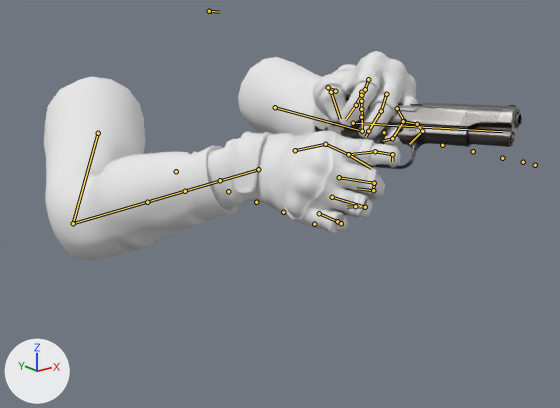
What one commit did to the Blender file Animación/FPS/Brazos - First Person Shooter/Brazos_0.blend.
Rendered twice from a camera (50 mm lens) standing at (-6.51, -9.79, 8.01) and looking at (-0.57, -2.37, 5.04). Every picture has the same lights, and +X, +Y and +Z are marked at lower left. Both versions are drawn at frame 44 of the action 'origen'; the numbers are the values there. The bones that bend it are drawn over the model as lines.

Objects in the first picture: 'Brazos', 'Cañon', 'Pistola'.
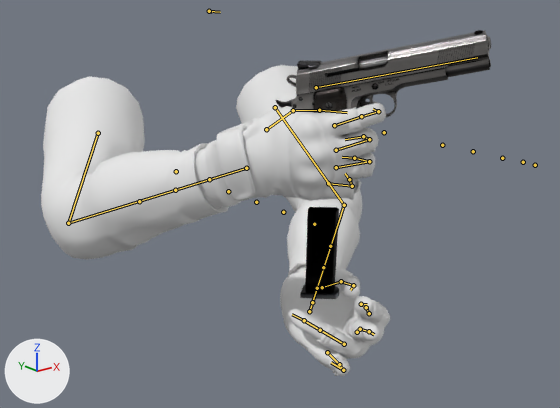
Where the change shows, as pixel boxes (x1, y1, x2, y2) in the pictures (560 x 408 px):
'Brazos', posed (7% narrower, 49% taller)
    before: (44, 51, 418, 260)
    after: (41, 65, 390, 376)
'Cañon', posed (11% wider, 24% taller)
    before: (345, 94, 521, 147)
    after: (296, 30, 491, 96)
'Pistola', posed
    before: (315, 105, 522, 216)
    after: (276, 36, 491, 136)
'Cargador', posed (not visible before)
    after: (300, 207, 339, 299)
bone 'l_middle_mid', root to tip
    before: (381, 111) to (368, 131)
    after: (360, 329) to (369, 331)
bone 'l_middle_tip', root to tip
    before: (368, 131) to (366, 136)
    after: (369, 331) to (374, 334)
bone 'l_ring_low', root to tip
    before: (397, 108) to (404, 121)
    after: (344, 344) to (320, 330)
bone 'l_ring_mid', root to tip
    before: (404, 121) to (392, 138)
    after: (320, 330) to (304, 320)
bone 'l_ring_tip', root to tip
    before: (392, 138) to (382, 141)
    after: (304, 320) to (292, 314)
bone 'l_index_low', root to tip
    before: (368, 79) to (365, 89)
    after: (369, 313) to (366, 307)
bone 'l_index_mid', root to tip
    before: (365, 89) to (356, 105)
    after: (366, 307) to (361, 304)
bone 'l_index_tip', root to tip
    before: (356, 105) to (345, 119)
    after: (361, 304) to (367, 304)
bone 'l_thumb_tip', root to tip
    before: (331, 92) to (340, 119)
    after: (353, 285) to (350, 290)

Patch to the scene script:
```diff
--- a/Animación/FPS/Brazos - First Person Shooter/Brazos_0.blend.py
+++ b/Animación/FPS/Brazos - First Person Shooter/Brazos_0.blend.py
@@ bone_r_ik @@
 bone_r_ik = bpy.data.objects['Esquleto'].pose.bones['r_IK']
-bone_r_ik.location = (-1.18, -3.34, -0.17)
-bone_r_ik.rotation_quaternion = (0.968, -0.08, -0.212, 0.072)  # degrees (-12, -24, 11)
+bone_r_ik.location = (-1.34, -3.27, 0.4)
+bone_r_ik.rotation_quaternion = (0.953, -0.264, 0.132, 0.069)  # degrees (-30, 17, 4)
@@ bone_l_ik @@
 bone_l_ik = bpy.data.objects['Esquleto'].pose.bones['l_IK']
-bone_l_ik.location = (-3.55, -3.15, 7.57)
-bone_l_ik.rotation_quaternion = (0.902, 0.13, 0.356, 0.181)  # degrees (27, 37, 32)
+bone_l_ik.location = (6.19, -4.83, 8.69)
+bone_l_ik.rotation_quaternion = (0.954, 0.0, -0.386, 0.0)  # degrees (0, -44, 0)
@@ bone_l_middle_mid @@
 bone_l_middle_mid = bpy.data.objects['Esquleto'].pose.bones['l_middle_mid']  # child of 'l_middle_low'
-bone_l_middle_mid.rotation_quaternion = (0.852, 0.516, 0.0, 0.0)  # degrees (62, 0, 0)
+bone_l_middle_mid.rotation_quaternion = (0.971, -0.204, 0.0, 0.0)  # degrees (-24, 0, 0)
@@ bone_l_middle_tip @@
 bone_l_middle_tip = bpy.data.objects['Esquleto'].pose.bones['l_middle_tip']  # child of 'l_middle_mid'
-bone_l_middle_tip.rotation_quaternion = (0.823, 0.508, -0.095, -0.23)  # degrees (62, 4, -29)
+bone_l_middle_tip.rotation_quaternion = (0.985, 0.083, -0.004, -0.038)  # degrees (10, 0, -4)
@@ bone_l_ring_low @@
 bone_l_ring_low = bpy.data.objects['Esquleto'].pose.bones['l_ring_low']  # child of 'l_wrist'
-bone_l_ring_low.rotation_quaternion = (0.974, 0.223, 0.0, 0.0)  # degrees (26, 0, 0)
+bone_l_ring_low.rotation_quaternion = (0.546, 0.832, 0.0, 0.0)  # degrees (113, 0, 0)
@@ bone_l_ring_mid @@
 bone_l_ring_mid = bpy.data.objects['Esquleto'].pose.bones['l_ring_mid']  # child of 'l_ring_low'
-bone_l_ring_mid.rotation_quaternion = (0.829, 0.542, 0.0, 0.0)  # degrees (66, 0, 0)
+bone_l_ring_mid.rotation_quaternion = (0.986, 0.14, 0.0, 0.0)  # degrees (16, 0, 0)
@@ bone_l_ring_tip @@
 bone_l_ring_tip = bpy.data.objects['Esquleto'].pose.bones['l_ring_tip']  # child of 'l_ring_mid'
-bone_l_ring_tip.rotation_quaternion = (0.79, 0.615, 0.0, 0.0)  # degrees (76, 0, 0)
+bone_l_ring_tip.rotation_quaternion = (0.953, 0.302, 0.0, 0.0)  # degrees (35, 0, 0)
@@ bone_l_index_low @@
 bone_l_index_low = bpy.data.objects['Esquleto'].pose.bones['l_index_low']  # child of 'l_wrist'
-bone_l_index_low.rotation_quaternion = (0.957, 0.289, 0.0, 0.0)  # degrees (34, 0, 0)
+bone_l_index_low.rotation_quaternion = (0.867, 0.498, 0.0, 0.0)  # degrees (60, 0, 0)
@@ bone_l_index_mid @@
 bone_l_index_mid = bpy.data.objects['Esquleto'].pose.bones['l_index_mid']  # child of 'l_index_low'
-bone_l_index_mid.rotation_quaternion = (0.822, 0.563, 0.0, 0.0)  # degrees (69, 0, 0)
+bone_l_index_mid.rotation_quaternion = (0.996, 0.068, 0.0, 0.0)  # degrees (8, 0, 0)
@@ bone_l_index_tip @@
 bone_l_index_tip = bpy.data.objects['Esquleto'].pose.bones['l_index_tip']  # child of 'l_index_mid'
-bone_l_index_tip.rotation_quaternion = (0.972, 0.234, 0.0, 0.0)  # degrees (27, 0, 0)
+bone_l_index_tip.rotation_quaternion = (0.908, -0.336, 0.0, 0.0)  # degrees (-41, 0, 0)
@@ bone_l_thumb_tip @@
 bone_l_thumb_tip = bpy.data.objects['Esquleto'].pose.bones['l_thumb_tip']  # child of 'l_thumb_mid'
-bone_l_thumb_tip.rotation_quaternion = (0.78, 0.22, 0.022, -0.584)  # degrees (19, 17, -71)
+bone_l_thumb_tip.rotation_quaternion = (0.954, 0.202, -0.058, -0.197)  # degrees (24, -2, -24)
```
